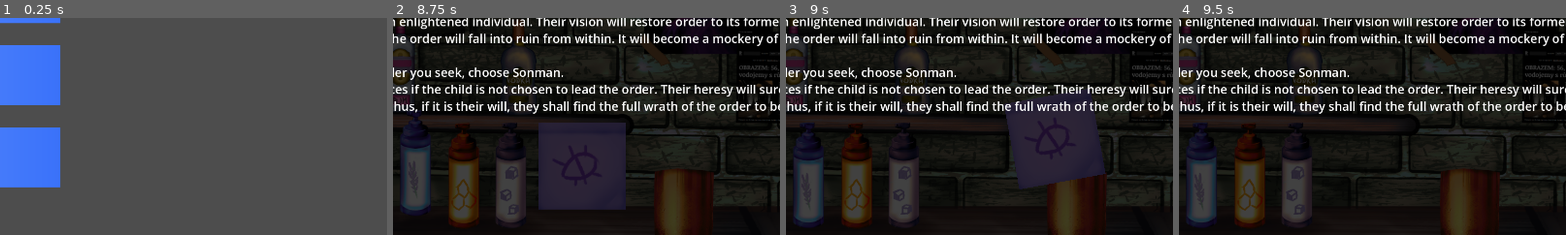
Above: before the commit, frames 1-4 (left to right).
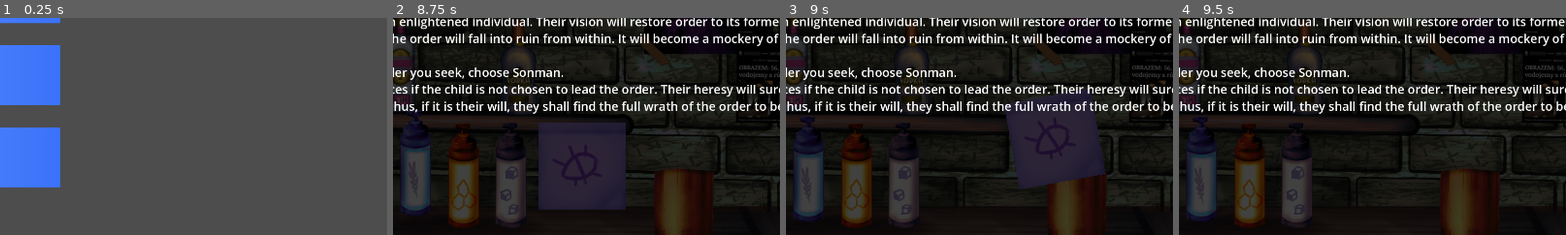
Above: after the commit, the same moments.

Repository: buficek7/GameJamBrno2024
Game: Godot game, scene res://scenes/Menu.tscn
Same seed, same stepped clock (60 frames per second), same inputs: the game is played once before the commit and once after it.
Inputs (mouse positions are % of the whole screen's width and height, from its top left):
- Up to frame 1 (0.25 s): no input
- Up to frame 2 (8.75 s): click "Start Game" at 0.5 s; click (53, 58) at 1.25 s; click "Back" at 2 s; click (98, 80) at 2.75 s; click (98, 80) at 3.5 s; click (53, 58) at 4.25 s; click (98, 80) at 5 s; click (53, 58) at 5.77 s; click (74, 80) at 6.5 s; tap Enter at 7.25 s; move the mouse to (88, 7) at 7.27 s; hold I (Inspect) 7.28-8.03 s; tap Space at 7.52, 8.27 s; move the mouse to (30, 55) at 8.02 s; click (30, 55) at 8.1 s
- Up to frame 3 (9 s): move the mouse to (60, 28) at 8.77 s; hold P (Serve) from 8.78 s (still down)
- Up to frame 4 (9.5 s): keep holding P (Serve)
The pictures show only the part of the screen within x 28-78%, y 23-73%; the shares and areas given below are measured in that part.

Frames 1-2 are identical in both runs. In frame 3, 0.8% of the frame differs, in the area x 2-10%, y 45-97%; in frame 4, 0.8%.

Commit message:
added max

Diff:
--- a/scenes/Test Scene.tscn
+++ b/scenes/Test Scene.tscn
@@ -22,6 +22,7 @@
 [ext_resource type="Texture2D" uid="uid://do6j1q7ulefpw" path="res://art/lavender.png" id="19_j3xmy"]
 [ext_resource type="Texture2D" uid="uid://dvaknc3oqk50" path="res://art/honey.png" id="20_tuyn0"]
 [ext_resource type="Texture2D" uid="uid://bi1rds8aiir2" path="res://art/shugar.png" id="21_755hg"]
+[ext_resource type="Script" path="res://scripts/EndGame.gd" id="23_u0dfi"]
 
 [sub_resource type="Gradient" id="Gradient_msppg"]
 colors = PackedColorArray(0.233781, 0.569621, 0.574711, 1, 0.54902, 1, 0.745098, 1)
@@ -245,6 +246,9 @@
 
 [sub_resource type="LabelSettings" id="LabelSettings_llw0g"]
 font_size = 60
+
+[sub_resource type="LabelSettings" id="LabelSettings_owrse"]
+font_size = 120
 
 [node name="Node2D" type="Node2D"]
 position = Vector2(2, -1)
@@ -607,6 +611,73 @@
 horizontal_alignment = 1
 vertical_alignment = 1
 
+[node name="EndGame" type="Control" parent="."]
+visible = false
+layout_mode = 3
+anchors_preset = 0
+offset_right = 40.0
+offset_bottom = 40.0
+script = ExtResource("23_u0dfi")
+
+[node name="ColorRect" type="ColorRect" parent="EndGame"]
+layout_mode = 2
+offset_left = -1181.0
+offset_top = -700.0
+offset_right = 1142.0
+offset_bottom = 685.0
+color = Color(0, 0, 0, 0.901961)
+
+[node name="RichTextLabel" type="RichTextLabel" parent="EndGame"]
+layout_mode = 2
+offset_left = -845.0
+offset_top = -468.0
+offset_right = 835.0
+offset_bottom = 260.0
+bbcode_enabled = true
+
+[node name="NextLevel" type="TextureButton" parent="EndGame"]
+layout_mode = 0
+offset_left = 235.0
+offset_top = 383.0
+offset_right = 556.0
+offset_bottom = 512.0
+
+[node name="Label" type="Label" parent="EndGame/NextLevel"]
+layout_mode = 0
+offset_right = 321.0
+offset_bottom = 131.0
+text = "Next Level"
+label_settings = SubResource("LabelSettings_llw0g")
+horizontal_alignment = 1
+vertical_alignment = 1
+
+[node name="BackToMainMenu" type="TextureButton" parent="EndGame"]
+offset_left = -494.0
+offset_top = 375.0
+offset_right = -173.0
+offset_bottom = 504.0
+
+[node name="Label" type="Label" parent="EndGame/BackToMainMenu"]
+layout_mode = 0
+offset_left = -2.0
+offset_top = 7.0
+offset_right = 321.0
+offset_bottom = 131.0
+text = "Main Menu"
+label_settings = SubResource("LabelSettings_llw0g")
+horizontal_alignment = 1
+vertical_alignment = 1
+
+[node name="Label" type="Label" parent="EndGame"]
+offset_left = -334.0
+offset_top = -78.0
+offset_right = 319.0
+offset_bottom = 87.0
+text = "Score:"
+label_settings = SubResource("LabelSettings_owrse")
+horizontal_alignment = 1
+vertical_alignment = 1
+
 [connection signal="pressed" from="Book/Forward" to="Book" method="_on_forward_pressed"]
 [connection signal="pressed" from="Book/Backward" to="Book" method="_on_backward_pressed"]
 [connection signal="pressed" from="TextureButton" to="Inspect" method="_on_texture_button_pressed"]
--- a/scripts/Dish.gd
+++ b/scripts/Dish.gd
@@ -19,7 +19,7 @@
 	return len(ingredients.keys()) == 0
 
 func _input(event):
-	if parent.playing_anim:
+	if parent.playing_anim or parent.endGame:
 		return
 	if event.is_action_pressed("Inspect"):
 		parent.inspect.change_visibility()
--- /dev/null
+++ b/scripts/EndGame.gd
@@ -0,0 +1,7 @@
+class_name EndGame
+extends Control
+@onready var score_label = $Label
+
+func set_score(score: int):
+	var score_str = "Score: %d"
+	score_label.text = score_str % score
--- a/scripts/Ingredient.gd
+++ b/scripts/Ingredient.gd
@@ -5,6 +5,7 @@
 var IsDraged : bool = false
 var OverDish : bool = false
 @onready var Sprite = $Sprite2D
+@onready var parent = $"../../Node2D"
 @export_category("Base")
 @export var Ingredient_Name : String
 @export var drinkDish : Dish
@@ -21,6 +22,8 @@
 
 # Called every frame. 'delta' is the elapsed time since the previous frame.
 func _process(delta):
+	if parent.playing_anim or parent.endGame:
+		return
 	if mouse_hover == true:
 		self.position.y = lerp(self.position.y, defPosition.y - MoveUp, MoveUpSpeed * delta)
 
@@ -28,6 +31,8 @@
 		self.position.y = lerp(self.position.y, defPosition.y, MoveUpSpeed * delta)
 
 func _input(event):
+	if parent.playing_anim or parent.endGame:
+		return
 	if event.is_action_pressed("Mouse") and mouse_hover == true:
 		print_debug("added")
 		drinkDish.addIngredient(Ingredient_Name)
--- a/scripts/Level.gd
+++ b/scripts/Level.gd
@@ -9,6 +9,7 @@
 @onready var scoreCount = $ScoreCount
 @onready var inspect = $Inspect
 @onready var NoteAnim = $TextureButton/AnimationPlayer
+@onready var endGamescreen = $EndGame
 @export var filename : String = "res://data/levels/level%d.json"
 @export var level: int = 1
 @export var timerTime = 20
@@ -50,6 +51,8 @@
 		endGame = true
 		active_order = null
 		orderTimer.stop_timer()
+		endGamescreen.visible = true
+		endGamescreen.set_score(score)
 		return
 	orderTimer.stop_timer()
 	playing_anim = true
Not shown: 1 places in scenes/Test Scene.tscn that only renumber resources
